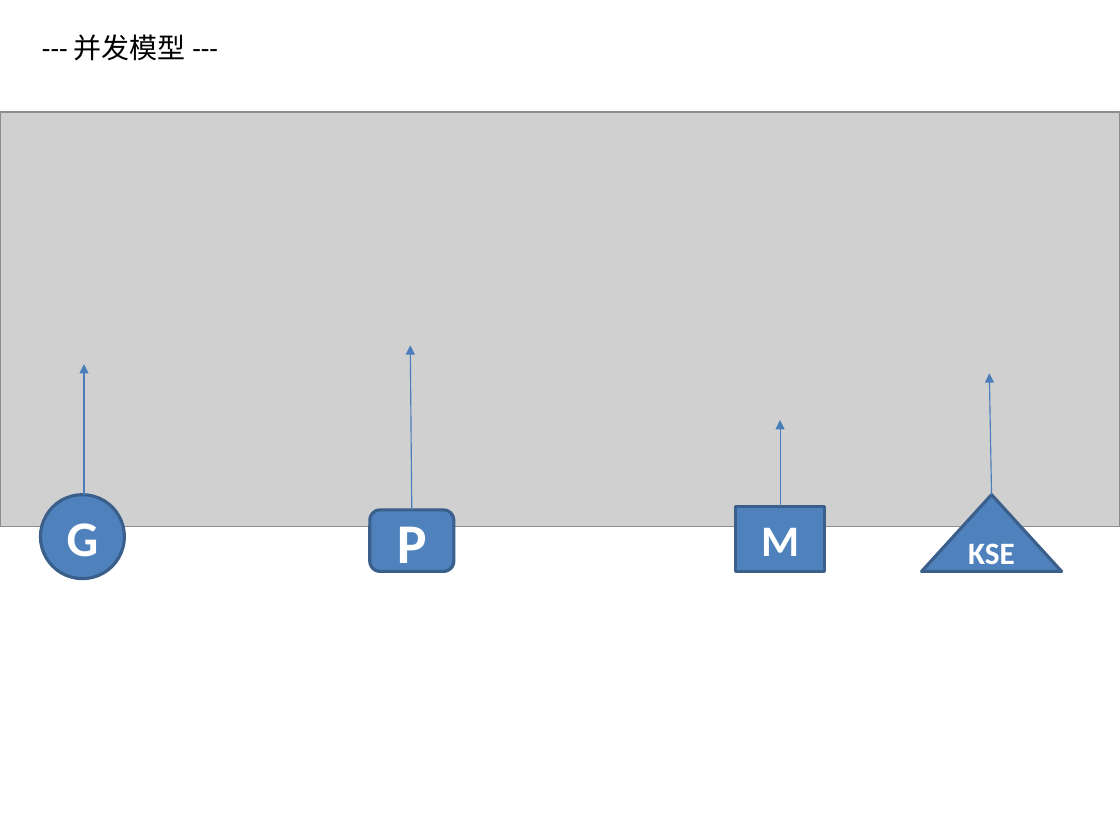
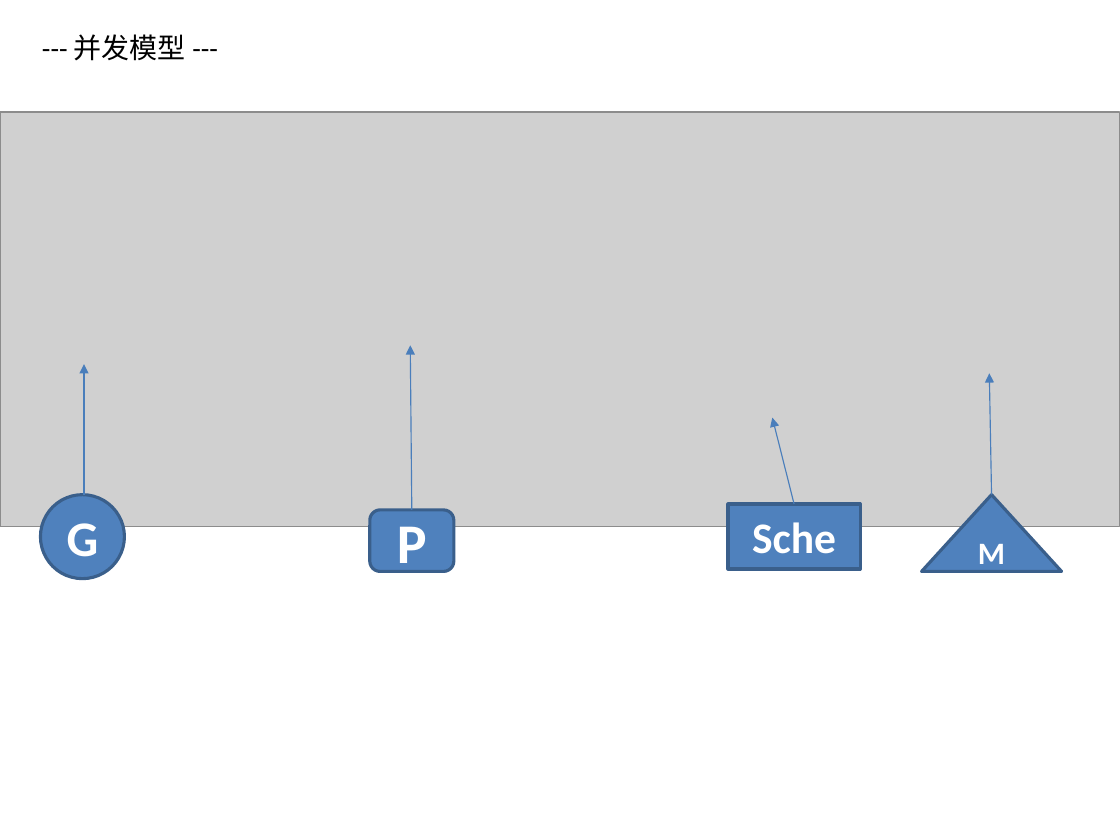
Before and after one commit to GoJonexLee/GoExample, a slide deck: slide 18 of go分享.pptx. Drawn at 1120x840 pixels with LibreOffice and Linux fonts; fonts in the diff are those of the drawing; grey boxes stand for pictures. Boxes give left, top, right and bottom in pixels: in the first picture for what was removed or moved away, otherwise in the second. Text is boxed around its words. In the diff, an @@ line names an element or a change of style, - is before the commit and + after.

Commit message:
ppt fix

```diff
--- a/go分享.pptx
+++ b/go分享.pptx
@@ arrow moved from (781, 506) - (781, 420) to (794, 504) - (773, 418) @@
@@ rectangle "Sche": place and size @@
-rectangle "Sche" at (736,506,824,571)
+rectangle "Sche" at (728,504,860,569)
@@ text in rectangle at (752,522,836,554): text changed @@
-M
+Sche
@@ text in triangle at (978,544,1005,572): text changed @@
-KSE
+M
```
